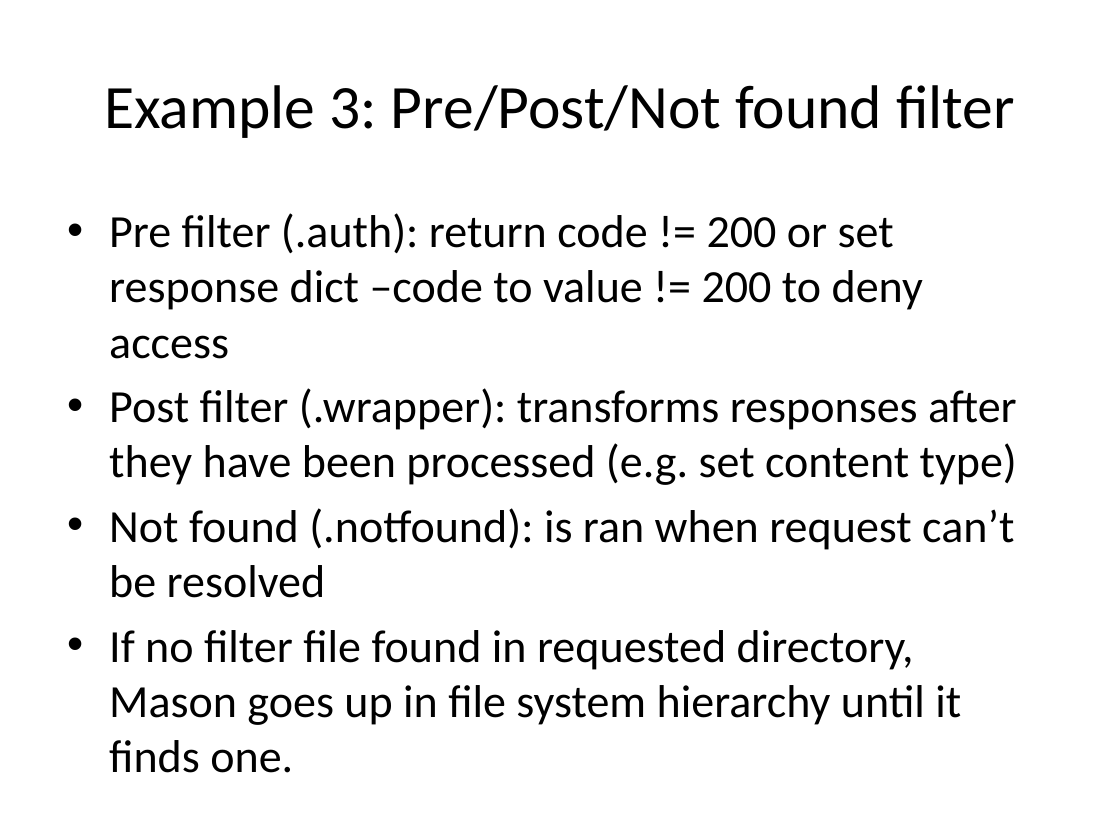
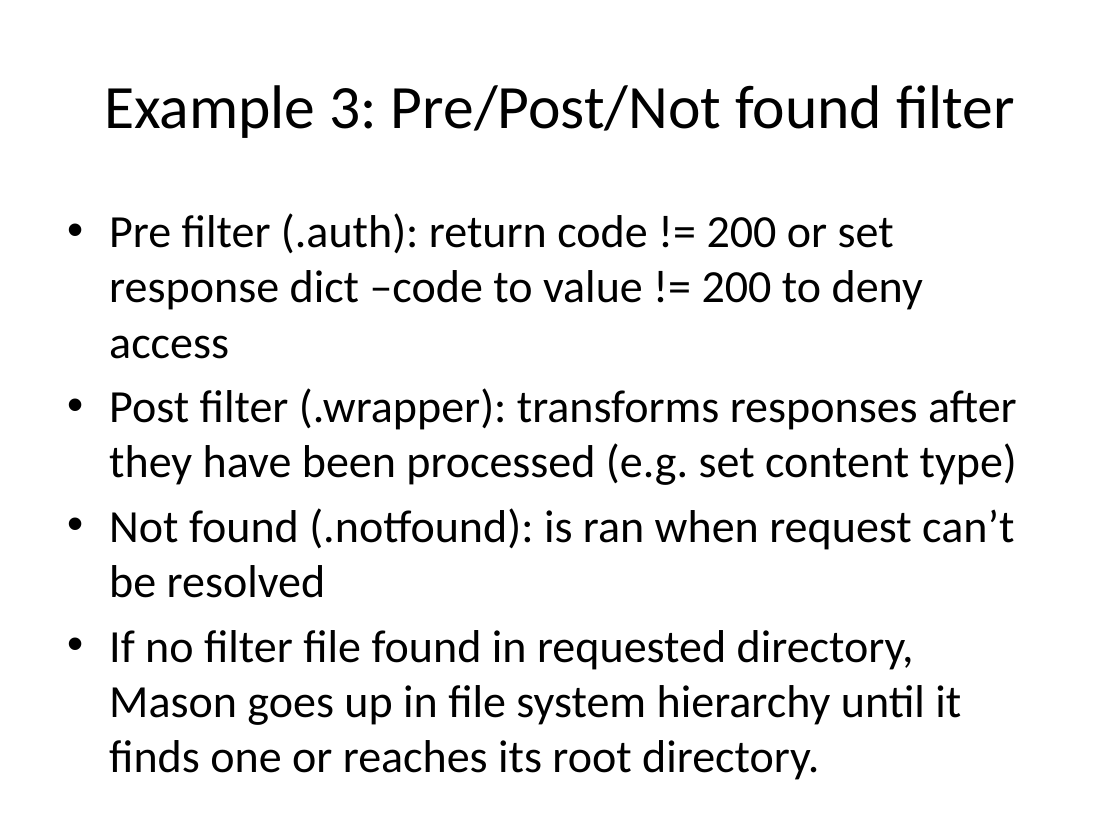
Before and after one commit to jdc8/wubwikit, a slide deck: slide 23 of wubexamples/Lets_Wub.pptx. Drawn at 1120x840 pixels with LibreOffice and Linux fonts; fonts in the diff are those of the drawing; background and template pictures are left out. Boxes give left, top, right and bottom in pixels: in the first picture for what was removed or moved away, otherwise in the second. Text is boxed around its words. In the diff, an @@ line names an element or a change of style, - is before the commit and + after.

```diff
--- a/wubexamples/Lets_Wub.pptx
+++ b/wubexamples/Lets_Wub.pptx
@@ text at box(109, 630, 961, 780): text changed @@
-• If no filter file found in requested directory, Mason goes up in file system hierarchy until it finds one.
+• If no filter file found in requested directory, Mason goes up in file system hierarchy until it finds one or reaches its root directory.
```
Also in this commit, not shown: 4 other slides changed.
